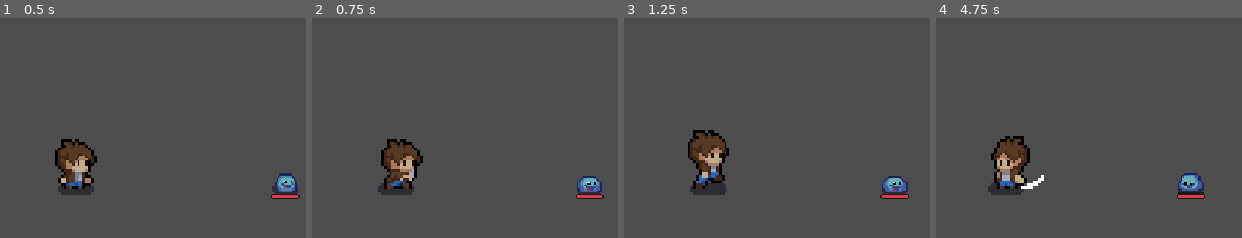
Above: before the commit, frames 1-4 (left to right).
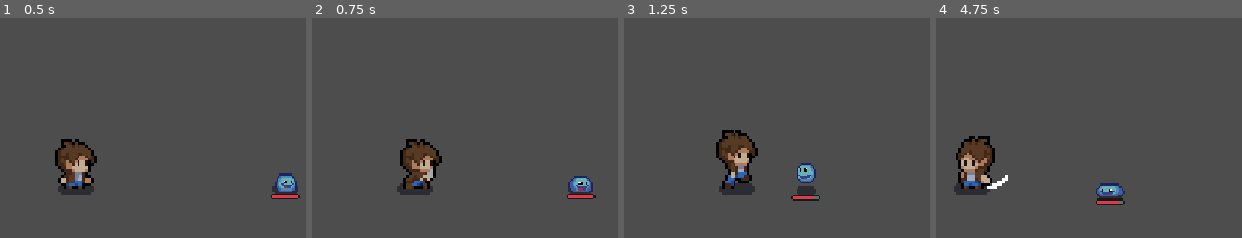
Above: after the commit, the same moments.

Repository: clarencze/godot_first_game
Game: Godot game, scene res://scenes/levels/game.tscn
The game is run twice, just before and just after one commit, with the same random seed, the same clock (stepped at 60 frames per second) and the same inputs. Before the commit the project starts from res://scenes/game.tscn.
Inputs:
- Up to frame 1 (0.5 s): no input
- Up to frame 2 (0.75 s): hold D (right) from 0.53 s (still down); tap Space (attack) at 0.6 s
- Up to frame 3 (1.25 s): keep holding D (right)
- Up to frame 4 (4.75 s): release D (right) at 1.28 s; hold S (down) 1.28-2.03 s; tap Space (attack) every 0.75 s from 1.35 to 4.35 s; hold D (right) 2.03-2.78 s; hold W (up) 2.78-3.53 s; hold A (left) from 3.53 s (still down)

Frame 1 is identical in both runs. In frame 2, 4.7% of the frame differs, in the area x 21-96%, y 55-83%; in frame 3, 7.2%; in frame 4, 7.4%, in the area x 5-88%, y 53-85%.

Commit message:
foldder structure

Diff:
--- a/scenes/player.tscn
+++ b/scenes/characters/player.tscn
@@ -1,8 +1,8 @@
 [gd_scene format=3 uid="uid://diq70osqabhjn"]
 
 [ext_resource type="Texture2D" uid="uid://pkje8kf8fn4x" path="res://assets/sprites/characters/player/player.png" id="1_3vyb7"]
-[ext_resource type="Script" uid="uid://dlslgol3r4snx" path="res://scripts/player.gd" id="1_g2els"]
-[ext_resource type="AudioStream" uid="uid://c1f12we23s2li" path="res://assets/audio/sword.wav" id="3_qhqgy"]
+[ext_resource type="Script" uid="uid://dlslgol3r4snx" path="res://scripts/characters/player.gd" id="1_g2els"]
+[ext_resource type="AudioStream" uid="uid://c1f12we23s2li" path="res://assets/audio/combat/sword.wav" id="3_qhqgy"]
 
 [sub_resource type="AtlasTexture" id="AtlasTexture_3vyb7"]
 atlas = ExtResource("1_3vyb7")
--- a/scenes/slime.tscn
+++ b/scenes/characters/slime.tscn
@@ -1,9 +1,9 @@
 [gd_scene format=3 uid="uid://b8wica6jxbsid"]
 
 [ext_resource type="Texture2D" uid="uid://lsybi50um1sf" path="res://assets/sprites/characters/slime/slime.png" id="1_371uh"]
-[ext_resource type="Script" uid="uid://c82em627fafnt" path="res://scripts/slime.gd" id="1_p2gj0"]
-[ext_resource type="AudioStream" uid="uid://wt4s10ls54p0" path="res://assets/audio/hit.wav" id="3_n6pvg"]
-[ext_resource type="PackedScene" uid="uid://cgiakm58gk76l" path="res://scenes/health_bar.tscn" id="4_pjw23"]
+[ext_resource type="Script" uid="uid://c82em627fafnt" path="res://scripts/characters/slime.gd" id="1_p2gj0"]
+[ext_resource type="AudioStream" uid="uid://wt4s10ls54p0" path="res://assets/audio/combat/hit.wav" id="3_n6pvg"]
+[ext_resource type="PackedScene" uid="uid://cgiakm58gk76l" path="res://scenes/ui/health_bar.tscn" id="4_pjw23"]
 
 [sub_resource type="AtlasTexture" id="AtlasTexture_p2gj0"]
 atlas = ExtResource("1_371uh")
--- a/scenes/game.tscn
+++ b/scenes/levels/game.tscn
@@ -1,7 +1,7 @@
 [gd_scene format=3 uid="uid://bxp6ci14jmixm"]
 
-[ext_resource type="PackedScene" uid="uid://diq70osqabhjn" path="res://scenes/player.tscn" id="1_uwrxv"]
-[ext_resource type="PackedScene" uid="uid://b8wica6jxbsid" path="res://scenes/slime.tscn" id="2_yqjtg"]
+[ext_resource type="PackedScene" uid="uid://diq70osqabhjn" path="res://scenes/characters/player.tscn" id="1_uwrxv"]
+[ext_resource type="PackedScene" uid="uid://b8wica6jxbsid" path="res://scenes/characters/slime.tscn" id="2_yqjtg"]
 
 [node name="Game" type="Node2D" unique_id=1178695795]
 
--- a/scenes/health_bar.tscn
+++ b/scenes/ui/health_bar.tscn
@@ -1,6 +1,6 @@
 [gd_scene format=3 uid="uid://cgiakm58gk76l"]
 
-[ext_resource type="Script" uid="uid://dlj4bmr4ycfhy" path="res://scripts/health_bar.gd" id="1_6opq1"]
+[ext_resource type="Script" uid="uid://dlj4bmr4ycfhy" path="res://scripts/ui/health_bar.gd" id="1_6opq1"]
 [ext_resource type="Texture2D" uid="uid://m175yt1eicb2" path="res://assets/ui/LifeBarMiniUnder.png" id="1_y3kqx"]
 [ext_resource type="Texture2D" uid="uid://4w6dksf3o05p" path="res://assets/ui/LifeBarMiniProgress.png" id="2_6opq1"]
 
--- a/scripts/player.gd
+++ b/scripts/characters/player.gd
@@ -18,13 +18,10 @@
 
 
 func _physics_process(_delta: float) -> void:
+	process_movement()
+
 	if Input.is_action_just_pressed("attack") and not is_attacking:
 		attack()
-
-	if not is_attacking:
-		process_movement()
-	else:
-		velocity = Vector2.ZERO
 
 	process_animation()
 	move_and_slide()
@@ -35,8 +32,11 @@
 
 	if direction != Vector2.ZERO:
 		velocity = direction * SPEED
-		last_direction = direction
-		update_hitbox_offset()
+
+		# Keep the active attack facing the direction it started in.
+		if not is_attacking:
+			last_direction = direction
+			update_hitbox_offset()
 	else:
 		velocity = Vector2.ZERO
 
@@ -65,6 +65,7 @@
 
 func attack() -> void:
 	is_attacking = true
+	update_hitbox_offset()
 	hitbox.monitoring = true
 	swing_sword.play()
 	play_animation("attack", last_direction)
Not shown, changed: assets/audio/combat/hit.wav.import
Not shown, changed: assets/audio/combat/hurt.wav.import
Not shown, changed: assets/audio/combat/sword.wav.import
Not shown, changed: assets/audio/pickups/collect-coin.wav.import
Not shown, changed: assets/audio/pickups/collect-hp.wav.import
Renamed: assets/read_me.txt -> assets/docs/read_me.txt
Renamed: scripts/player.gd.uid -> scripts/characters/player.gd.uid
Renamed: scripts/slime.gd -> scripts/characters/slime.gd
Renamed: scripts/slime.gd.uid -> scripts/characters/slime.gd.uid
Renamed: scripts/health_bar.gd -> scripts/ui/health_bar.gd
Renamed: scripts/health_bar.gd.uid -> scripts/ui/health_bar.gd.uid
Not shown, added: assets/audio/combat/hit.wav
(and 6 more such lines)
